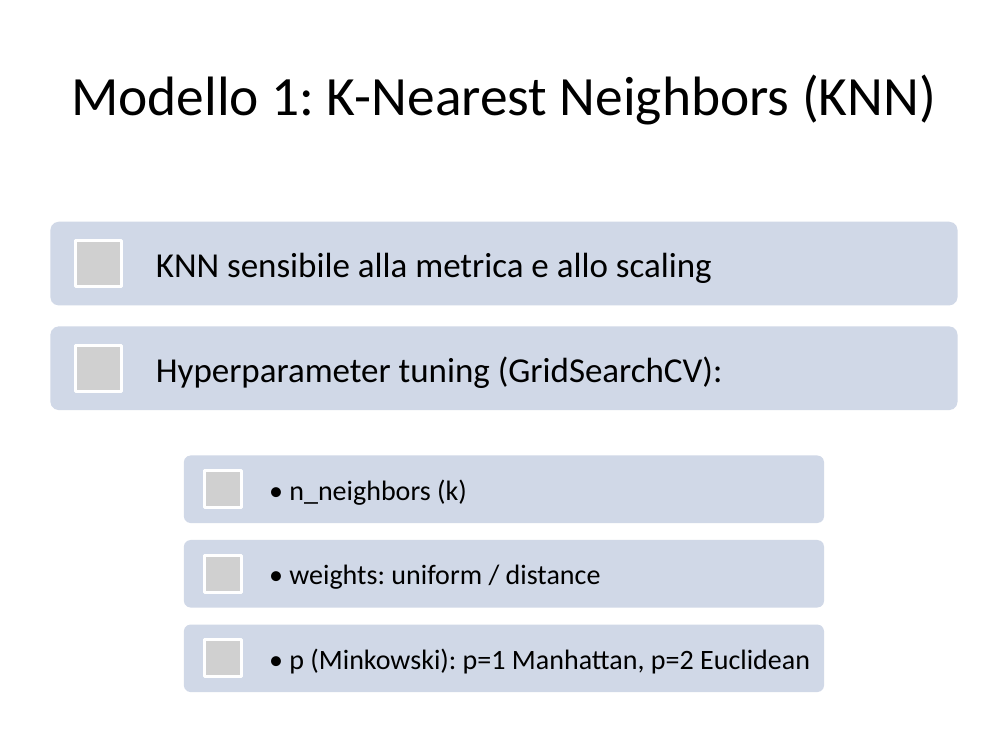
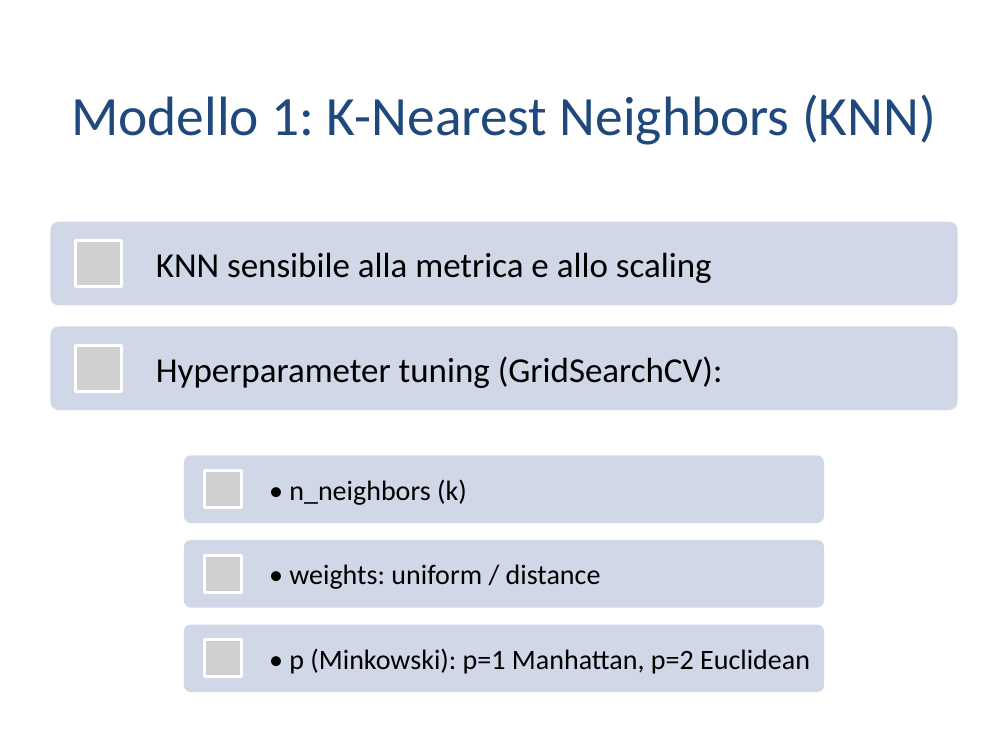
Before and after one commit to klausssssssssssssss/Classificazione_wine, a slide deck: slide 6 of Classificazione_wine.pptx. Drawn at 1008x756 pixels with LibreOffice and Linux fonts; fonts in the diff are those of the drawing; grey boxes stand for pictures. Boxes give left, top, right and bottom in pixels: in the first picture for what was removed or moved away, otherwise in the second. Text is boxed around its words. In the diff, an @@ line names an element or a change of style, - is before the commit and + after.

```diff
--- a/Classificazione_wine.pptx
+++ b/Classificazione_wine.pptx
@@ title "Modello 1: K-Nearest Neighbors (KNN)": place and size @@
-title "Modello 1: K-Nearest Neighbors (KNN)" at (71, 74, 936, 125)
+title "Modello 1: K-Nearest Neighbors (KNN)" at (71, 94, 936, 145)
@@ title "Modello 1: K-Nearest Neighbors (KNN)" at (71, 94, 936, 145): text colour #000000 to #1F497D @@
```
Also in this commit, not shown: 5 other slides changed.
